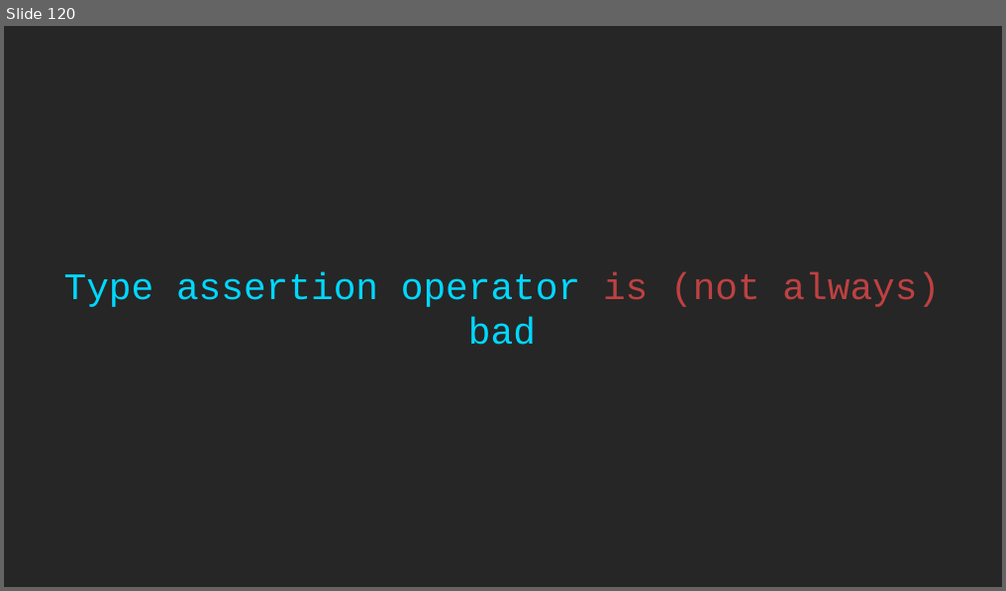
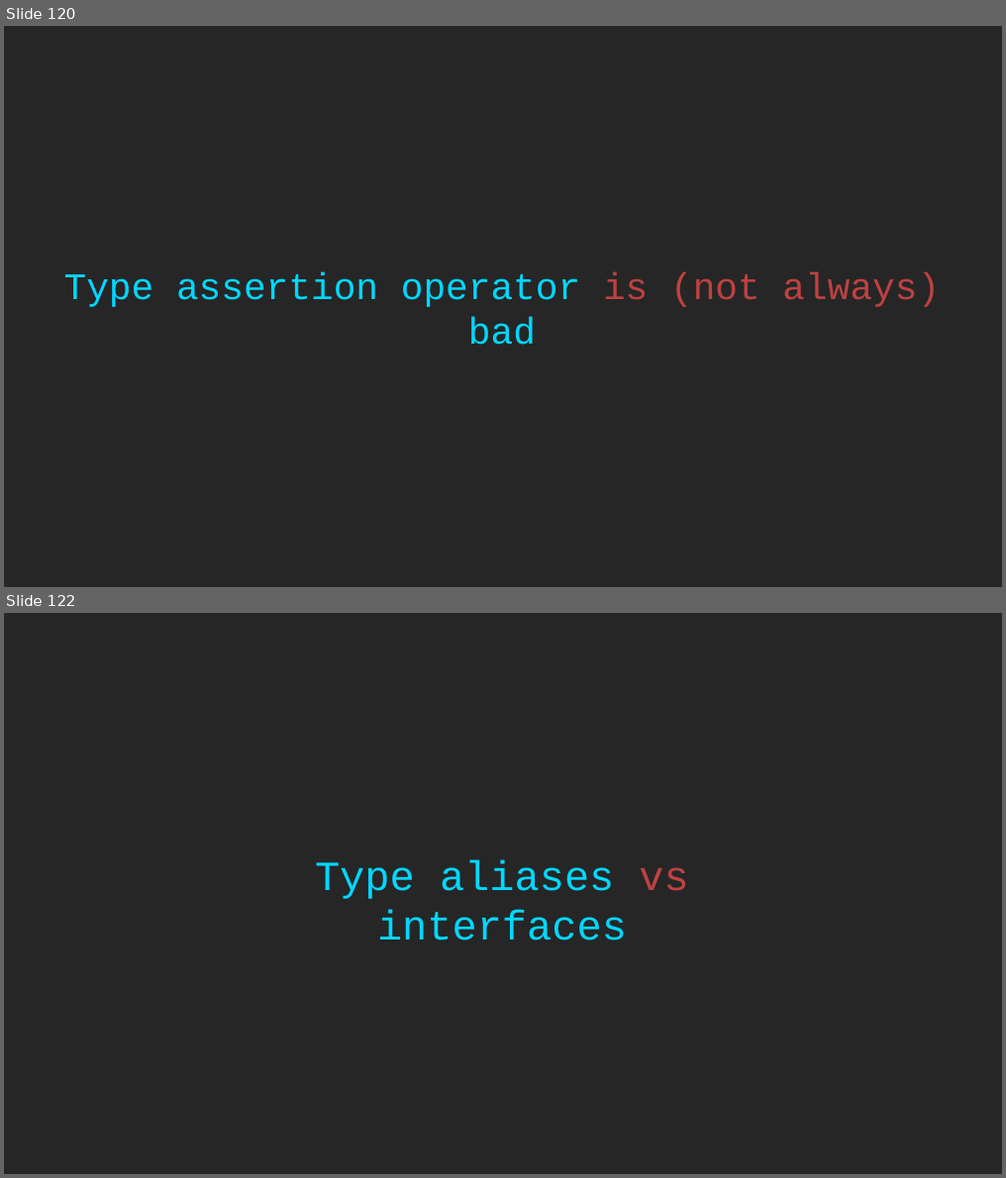
Before and after one commit to rkhaimov/ts-course, a slide deck: Course.pptx. Shown one above the other, each under a label of ours: slide 120 before the commit, slides 120 and 122 after it; the slides between them are not shown. The pictures are 1006x591 and 1006x1178 pixels, drawn with LibreOffice and Linux fonts; fonts in the diff are those of the drawing. Boxes give left, top, right and bottom in pixels: in the first picture for what was removed or moved away, otherwise in the second. Text is boxed around its words. In the diff, an @@ line names an element or a change of style, - is before the commit and + after.

```diff
--- a/Course.pptx
+++ b/Course.pptx
@@ slide 122 added at <box>4,613,1002,1174</box>, background #262626 @@
@@ text added at <box>315,860,688,941</box>, 40 pt, text #00D8FF @@
+Type aliases vs interfaces
```
Also in this commit, not shown: 7 other slides added.
